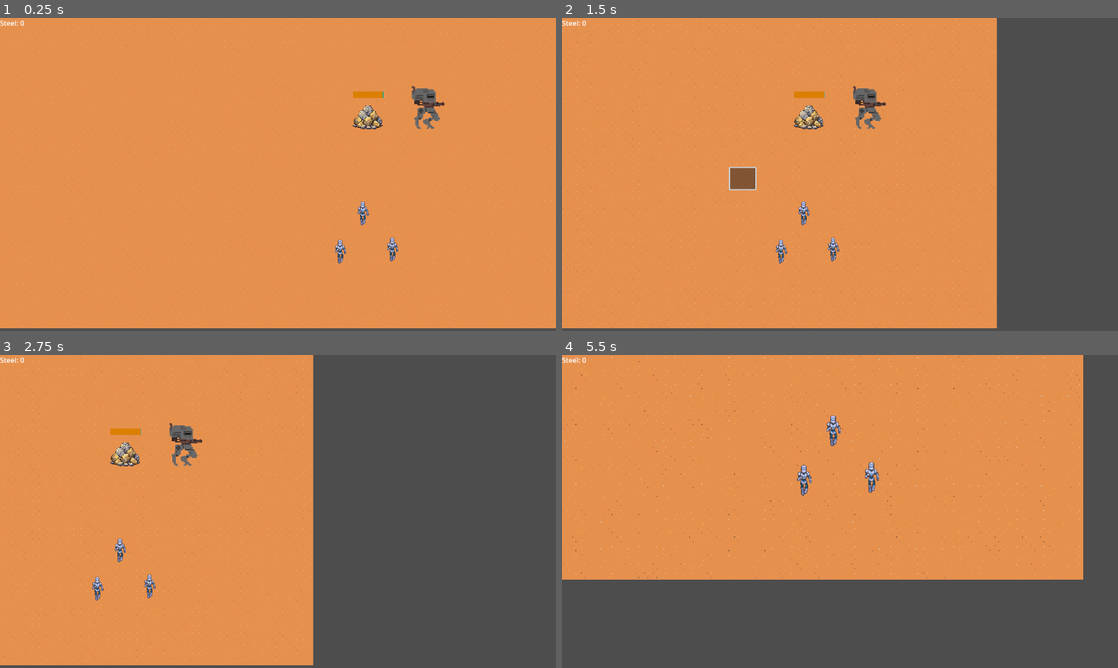
Above: before the commit, frames 1-4 (two rows, left to right).
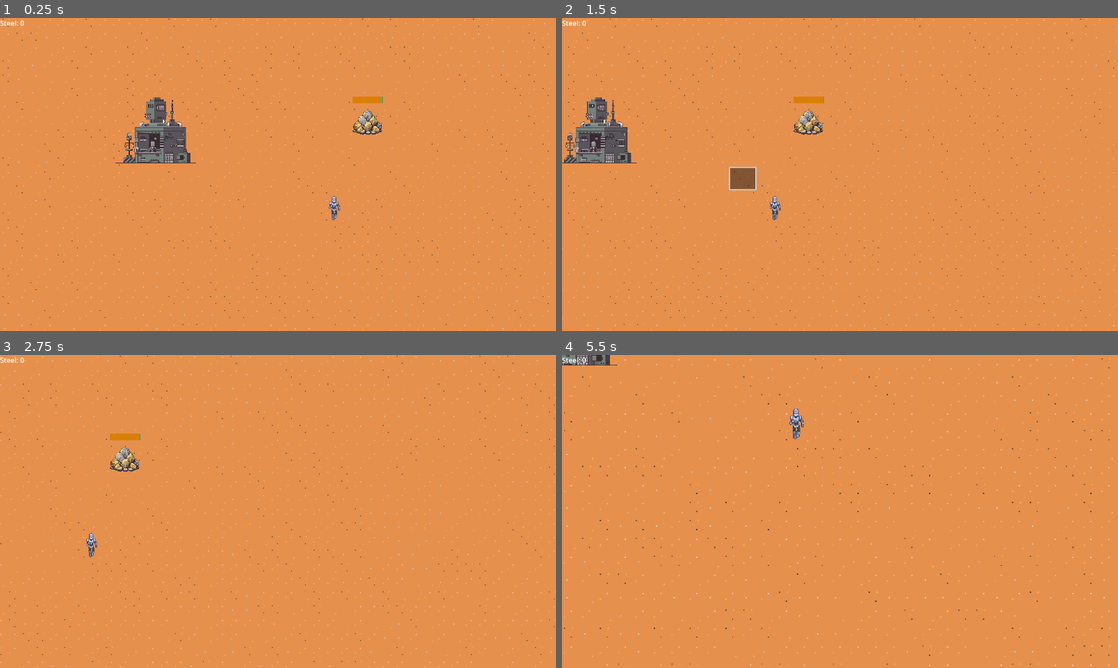
Above: after the commit, the same moments.

Repository: miicchhii/fhtw-sepj
Game: Godot game, scene res://scenes/world/world.tscn
The game is run twice, just before and just after one commit, with the same random seed, the same clock (stepped at 60 frames per second) and the same inputs.
Inputs (mouse positions are in pixels of both pictures, inside the frame that each line leads up to):
- Up to frame 1 (0.25 s): no input
- Up to frame 2 (1.5 s): tap Enter at 0.5 s; move the mouse to (962, 158) at 0.52 s; press the mouse at (962, 158) at 0.53 s; hold Right (ui_right) 0.53-1.25 s; release the mouse at (962, 158) at 1.25 s; drag from (728, 190) to (812, 118) at 1.27 s
- Up to frame 3 (2.75 s): move the mouse to (333, 442) at 2.02 s; hold Right (ui_right) from 2.03 s (still down); hold Right mouse button (RightClick) from 2.03 s (still down); click (333, 442) at 2.3 s
- Up to frame 4 (5.5 s): release Right (ui_right) at 2.75 s; release Right mouse button (RightClick) at 2.75 s; drag from (812, 574) to (673, 464) at 2.77 s; move the mouse to (1006, 558) at 3.52 s; press the mouse at (1006, 558) at 3.53 s; hold Left (ui_left) 3.53-4.25 s; tap Mouse wheel up (WheelUp) at 3.6 s; release the mouse at (1006, 558) at 4.25 s; drag from (673, 464) to (834, 439) at 4.27 s; move the mouse to (867, 511) at 5.02 s; hold Down (ui_down) from 5.03 s (still down); hold 1 (policy_idle) from 5.03 s (still down); click (867, 511) at 5.3 s

The runs differ from the first frame. In frame 1, 4.8% of the frame differs, in the area x 0-100%, y 0-100%; in frame 2, 27%; in frame 3, 46%; in frame 4, 35%.

Commit message:
First Building
Added a building to spawn units with a small ui interface

Diff:
--- a/game/project.godot
+++ b/game/project.godot
@@ -25,10 +25,6 @@
 window/size/viewport_width=1280
 window/size/viewport_height=720
 window/stretch/mode="viewport"
-
-[global_group]
-
-units=""
 
 [input]
 
--- /dev/null
+++ b/game/scenes/buildings/robo_shop.tscn
@@ -0,0 +1,42 @@
+[gd_scene load_steps=5 format=3 uid="uid://c07cbcpoyy42e"]
+
+[ext_resource type="Script" uid="uid://bswau5dtog0k2" path="res://scripts/buildings/robo_shop.gd" id="1_fciky"]
+[ext_resource type="Texture2D" uid="uid://dd34kh8itbmb5" path="res://RTSAssets/robo_shop.png" id="1_pitd8"]
+
+[sub_resource type="RectangleShape2D" id="RectangleShape2D_fciky"]
+size = Vector2(96, 77)
+
+[sub_resource type="StyleBoxFlat" id="StyleBoxFlat_tf0sc"]
+bg_color = Color(0.6, 0.6, 0.6, 0)
+border_width_left = 1
+border_width_top = 1
+border_width_right = 1
+border_width_bottom = 1
+border_color = Color(0.43137255, 0.8666667, 1, 1)
+border_blend = true
+
+[node name="robo_shop" type="StaticBody2D"]
+input_pickable = true
+script = ExtResource("1_fciky")
+
+[node name="CollisionShape2D" type="CollisionShape2D" parent="."]
+position = Vector2(-1, -38.5)
+shape = SubResource("RectangleShape2D_fciky")
+
+[node name="RoboShop" type="Sprite2D" parent="."]
+position = Vector2(-2.000002, -43)
+scale = Vector2(0.09445325, 0.09445325)
+texture = ExtResource("1_pitd8")
+
+[node name="Selected" type="Panel" parent="."]
+offset_left = -50.0
+offset_top = -95.00001
+offset_right = -24.0
+offset_bottom = -83.00001
+scale = Vector2(3.8414333, 8.103687)
+mouse_filter = 1
+theme_override_styles/panel = SubResource("StyleBoxFlat_tf0sc")
+metadata/_edit_use_anchors_ = true
+
+[connection signal="mouse_entered" from="." to="." method="_on_mouse_entered"]
+[connection signal="mouse_exited" from="." to="." method="_on_mouse_exited"]
--- a/game/scenes/units/rts_unit.tscn
+++ b/game/scenes/units/rts_unit.tscn
@@ -55,6 +55,23 @@
 "values": [1]
 }
 
+[sub_resource type="Animation" id="Animation_tf0sc"]
+resource_name = "Walk"
+length = 0.7
+loop_mode = 1
+tracks/0/type = "value"
+tracks/0/imported = false
+tracks/0/enabled = true
+tracks/0/path = NodePath("running:frame")
+tracks/0/interp = 1
+tracks/0/loop_wrap = true
+tracks/0/keys = {
+"times": PackedFloat32Array(0, 0.13333334, 0.3, 0.4666667, 0.56666666, 0.6666667),
+"transitions": PackedFloat32Array(1, 1, 1, 1, 1, 1),
+"update": 1,
+"values": [1, 2, 3, 4, 5, 1]
+}
+
 [sub_resource type="Animation" id="Animation_p2eup"]
 resource_name = "idle"
 length = 2.0
@@ -91,23 +108,6 @@
 "values": [0, 1, 2, 3, 4, 5]
 }
 
-[sub_resource type="Animation" id="Animation_tf0sc"]
-resource_name = "Walk"
-length = 0.7
-loop_mode = 1
-tracks/0/type = "value"
-tracks/0/imported = false
-tracks/0/enabled = true
-tracks/0/path = NodePath("running:frame")
-tracks/0/interp = 1
-tracks/0/loop_wrap = true
-tracks/0/keys = {
-"times": PackedFloat32Array(0, 0.13333334, 0.3, 0.4666667, 0.56666666, 0.6666667),
-"transitions": PackedFloat32Array(1, 1, 1, 1, 1, 1),
-"update": 1,
-"values": [1, 2, 3, 4, 5, 1]
-}
-
 [sub_resource type="AnimationLibrary" id="AnimationLibrary_4c16a"]
 _data = {
 &"RESET": SubResource("Animation_hq71w"),
@@ -116,7 +116,7 @@
 &"running": SubResource("Animation_is2gf")
 }
 
-[node name="RTSUnit" type="CharacterBody2D" groups=["units"]]
+[node name="RTSUnit" type="CharacterBody2D"]
 script = ExtResource("1_twhwq")
 
 [node name="CollisionShape2D" type="CollisionShape2D" parent="."]
--- /dev/null
+++ b/game/scenes/world/spawn_unit.tscn
@@ -0,0 +1,45 @@
+[gd_scene load_steps=3 format=3 uid="uid://dirjwmfb225ki"]
+
+[ext_resource type="Script" uid="uid://b0xs63ar8iats" path="res://scripts/global/spawn_unit.gd" id="1_mska3"]
+[ext_resource type="Texture2D" uid="uid://d4bosjhg4k1ec" path="res://RTSAssets/run.png" id="2_ximsm"]
+
+[node name="SpawnUnit" type="Node2D"]
+position = Vector2(184, 168)
+script = ExtResource("1_mska3")
+
+[node name="Panel" type="Panel" parent="."]
+offset_left = 256.0
+offset_top = 128.0
+offset_right = 656.0
+offset_bottom = 384.0
+
+[node name="Label" type="Label" parent="."]
+offset_left = 312.0
+offset_top = 152.0
+offset_right = 584.0
+offset_bottom = 175.0
+text = "Would you like to spawn this Unit?"
+
+[node name="Yes" type="Button" parent="."]
+offset_left = 320.0
+offset_top = 304.0
+offset_right = 384.0
+offset_bottom = 343.0
+text = "Yes"
+
+[node name="No" type="Button" parent="."]
+offset_left = 512.0
+offset_top = 304.0
+offset_right = 576.0
+offset_bottom = 343.0
+text = "No"
+
+[node name="Run" type="Sprite2D" parent="."]
+position = Vector2(448, 248)
+scale = Vector2(2, 2)
+texture = ExtResource("2_ximsm")
+hframes = 6
+vframes = 5
+
+[connection signal="pressed" from="Yes" to="." method="_on_yes_pressed"]
+[connection signal="pressed" from="No" to="." method="_on_no_pressed"]
--- a/game/scenes/world/world.tscn
+++ b/game/scenes/world/world.tscn
@@ -5,8 +5,8 @@
 [ext_resource type="Script" uid="uid://b5gh4c1egnp25" path="res://scripts/ui/camera.gd" id="2_v5dby"]
 [ext_resource type="PackedScene" uid="uid://dg8jjjtik1cqu" path="res://scenes/ui/UI_new.tscn" id="3_bq33v"]
 [ext_resource type="PackedScene" uid="uid://cqxpodnnrknx7" path="res://scenes/units/rts_unit.tscn" id="3_v5dby"]
-[ext_resource type="PackedScene" uid="uid://cu4ecfavbqal7" path="res://scenes/units/Unit2.tscn" id="5_v5dby"]
 [ext_resource type="PackedScene" uid="uid://d1ycj2660jnj2" path="res://scenes/buildings/Ressource.tscn" id="6_t5ptc"]
+[ext_resource type="PackedScene" uid="uid://c07cbcpoyy42e" path="res://scenes/buildings/robo_shop.tscn" id="7_bq33v"]
 
 [sub_resource type="TileSetAtlasSource" id="TileSetAtlasSource_fj7yv"]
 texture = ExtResource("2_6m72w")
@@ -19,6 +19,7 @@
 sources/0 = SubResource("TileSetAtlasSource_fj7yv")
 
 [node name="World" type="Node2D"]
+y_sort_enabled = true
 script = ExtResource("1_1fp7r")
 
 [node name="Camera" type="Camera2D" parent="."]
@@ -30,6 +31,7 @@
 [node name="UI" parent="." instance=ExtResource("3_bq33v")]
 
 [node name="TileMap" type="TileMap" parent="."]
+scale = Vector2(1.9914829, 1.9933302)
 tile_set = SubResource("TileSet_tlwt5")
 format = 2
 layer_0/tile_data = PackedInt32Array(0, 65536, 1, 65536, 65536, 0, 131072, 0, 0, 196608, 65536, 1, 262144, 65536, 1, 32 …(60307 unchanged characters)…
@@ -106,22 +108,22 @@
 collision_layer = 0
 
 [node name="Units2" type="Node2D" parent="."]
-
-[node name="Unit2" parent="Units2" instance=ExtResource("5_v5dby")]
-position = Vector2(982.00006, 279)
-scale = Vector2(13.44, 13.44)
-
-[node name="RTSUnit12" parent="Units2" instance=ExtResource("3_v5dby")]
-position = Vector2(903, 541)
-
-[node name="RTSUnit10" parent="Units2" instance=ExtResource("3_v5dby")]
-position = Vector2(835, 458)
+y_sort_enabled = true
 
 [node name="RTSUnit7" parent="Units2" instance=ExtResource("3_v5dby")]
-position = Vector2(783, 546)
+position = Vector2(769, 446)
 
 [node name="Objects" type="Node2D" parent="."]
+y_sort_enabled = true
+position = Vector2(-1, 12)
 
 [node name="Ressource" parent="Objects" instance=ExtResource("6_t5ptc")]
 position = Vector2(846.99994, 264)
 scale = Vector2(4.92, 4.92)
+
+[node name="Houses" type="Node2D" parent="."]
+y_sort_enabled = true
+
+[node name="robo_shop" parent="Houses" instance=ExtResource("7_bq33v")]
+position = Vector2(362, 339.99997)
+scale = Vector2(1.6039534, 1.6039534)
--- /dev/null
+++ b/game/scripts/buildings/robo_shop.gd
@@ -0,0 +1,22 @@
+extends StaticBody2D
+
+var mouseEntered = false
+@onready var select = get_node("Selected")
+var Selected = false
+
+
+func _process(delta):
+	select.visible = Selected
+
+func _input(event):
+	if event.is_action_pressed("LeftClick"):
+		if mouseEntered == true:
+			Selected = !Selected
+			if Selected == true:
+				Global.spawnUnit(position)
+
+func _on_mouse_entered() -> void:
+	mouseEntered = true
+
+func _on_mouse_exited() -> void:
+	mouseEntered = false
--- a/game/scripts/core/Game.gd
+++ b/game/scripts/core/Game.gd
@@ -12,10 +12,15 @@
 var units = []
 
 func _ready() -> void:
-	units = get_tree().get_nodes_in_group("units")
+	get_units()
+
 	# IMPORTANT: Add this node to the "game" group so AiServer can find it
 	add_to_group("game")
 	print("Game: Added to 'game' group")
+
+func get_units():
+	units = null
+	units = get_tree().get_nodes_in_group("units")
 
 func _physics_process(delta: float) -> void:
 	tick += 1
--- a/game/scripts/global/global.gd
+++ b/game/scripts/global/global.gd
@@ -1,3 +1,17 @@
 extends Node
 
+@onready var spawn = preload("res://scenes/world/spawn_unit.tscn")
+
 var Steel = 0
+
+func spawnUnit(pos):
+	var path = get_tree().get_root().get_node("World/UI")
+
+	var hasSpawn = false
+	for i in path.get_child_count():
+		if "SpawnUnit" in path.get_child(i).name:
+			hasSpawn = true
+	if hasSpawn == false:
+		var spawnUnit = spawn.instantiate()
+		spawnUnit.housePos = pos
+		path.add_child(spawnUnit)
--- /dev/null
+++ b/game/scripts/global/spawn_unit.gd
@@ -0,0 +1,26 @@
+extends Node2D
+
+@onready var unit = preload("res://scenes/units/rts_unit.tscn")
+var housePos = Vector2(300,300)
+
+func _on_yes_pressed() -> void:
+	var rng = RandomNumberGenerator.new()
+	rng.randomize()
+	var randomPosX = rng.randi_range(-100,100)
+	var randomPosY = rng.randi_range(-100,100)
+
+	var unitPath = get_tree().get_root().get_node("World/Units2")
+	var worldPath = get_tree().get_root().get_node("World")
+	var unit1 = unit.instantiate()
+
+	unit1.position = housePos + Vector2(randomPosX, randomPosY)
+
+	unitPath.add_child(unit1)
+	worldPath.get_units()
+
+func _on_no_pressed() -> void:
+	var housePath = get_tree().get_root().get_node("World/Houses")
+	for i in housePath.get_child_count():
+		if housePath.get_child(i).Selected == true:
+			housePath.get_child(i).Selected = false
+	queue_free()
--- a/game/scripts/units/RTSUnit.gd
+++ b/game/scripts/units/RTSUnit.gd
@@ -19,8 +19,8 @@
 
 func _ready() -> void:
 	set_selected(selected)
+	add_to_group("units", true)
 	hp = max_hp
-	add_to_group("units")
 	target = global_position
 
 func set_move_target(p: Vector2) -> void:
Binary file added: game/RTSAssets/robo_shop.png
Not shown, added: game/RTSAssets/robo_shop.png.import
Not shown, added: game/scripts/buildings/robo_shop.gd.uid
Not shown, added: game/scripts/global/spawn_unit.gd.uid
